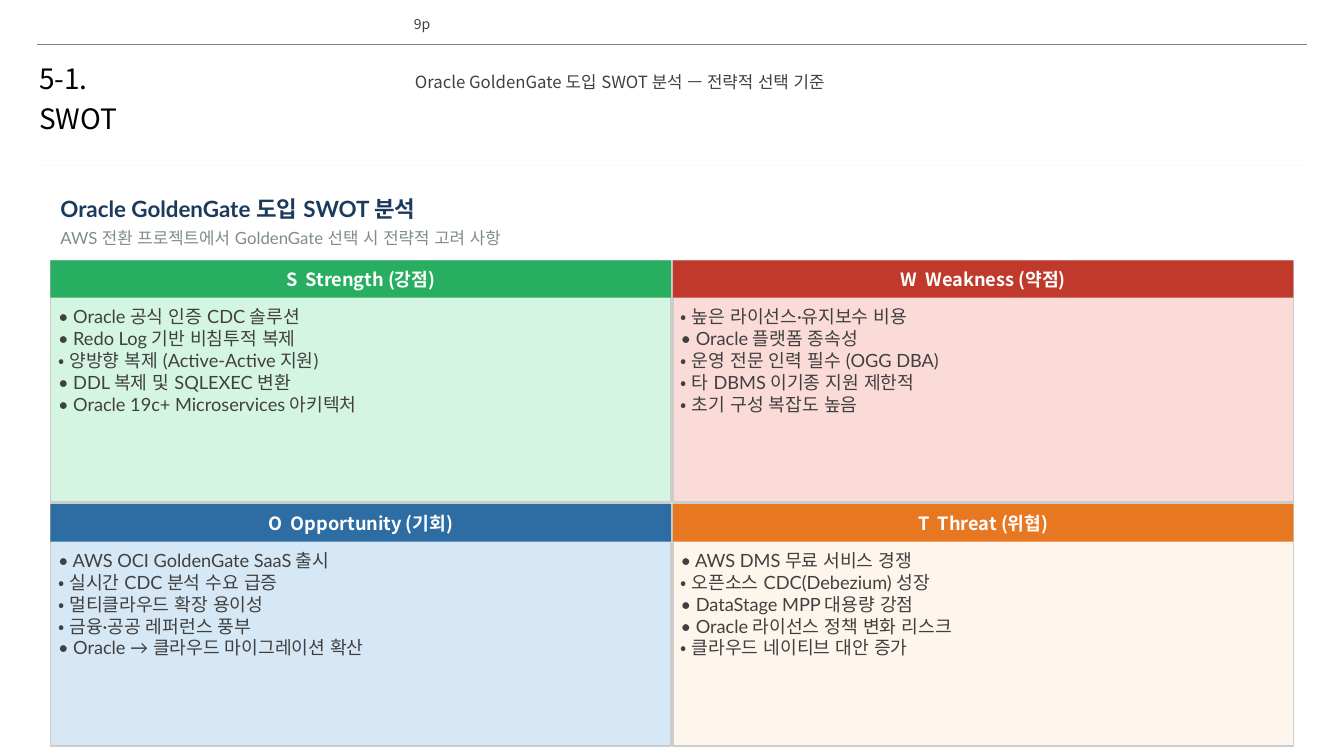
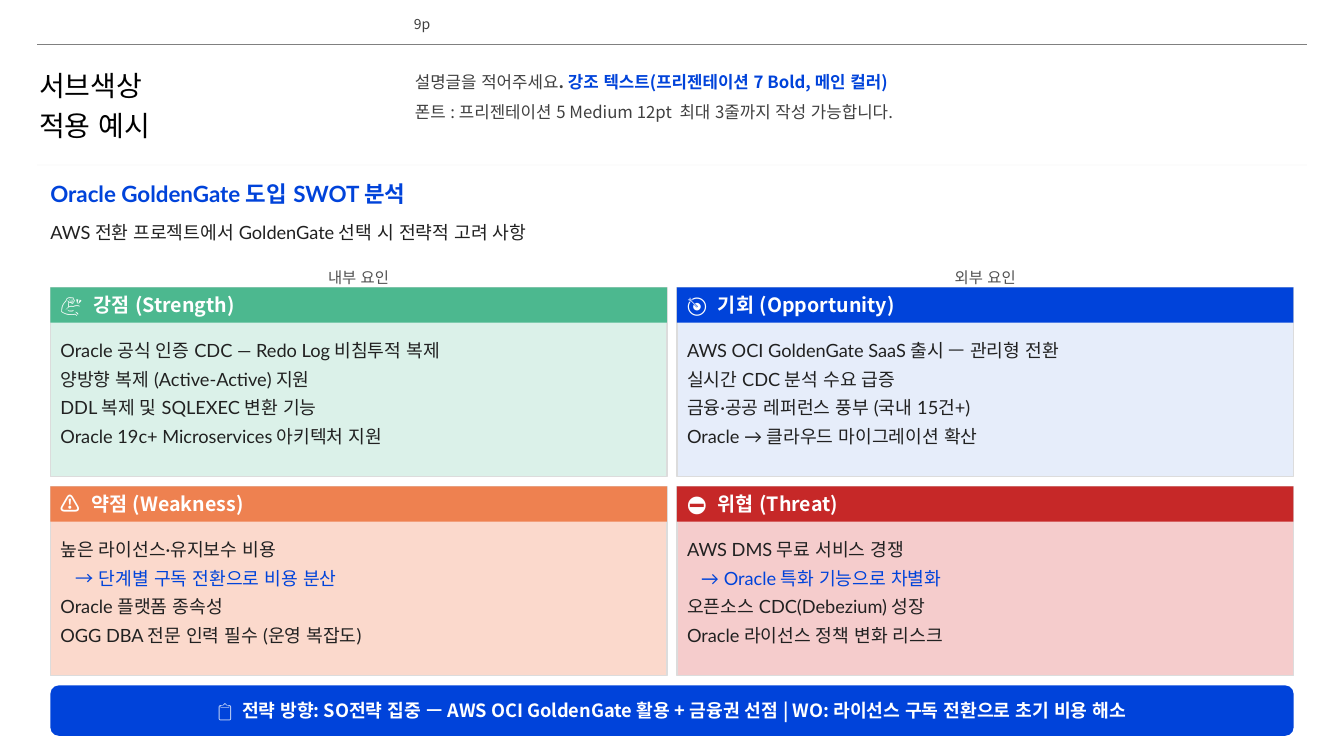
Before and after one commit to lhs6395-hslee/project-steer, a slide deck: slide 9 of results/pptx/Oracle_DB_Migration_Guide.pptx. Drawn at 1344x756 pixels with LibreOffice and Linux fonts; fonts in the diff are those of the drawing; background and template pictures are left out. Boxes give left, top, right and bottom in pixels: in the first picture for what was removed or moved away, otherwise in the second. Text is boxed around its words. In the diff, an @@ line names an element or a change of style, - is before the commit and + after.

```diff
--- a/results/pptx/Oracle_DB_Migration_Guide.pptx
+++ b/results/pptx/Oracle_DB_Migration_Guide.pptx
@@ text at (39,72,150,139): text changed @@
-5-1.
-SWOT
+서브색상
+적용 예시
@@ text at (415,74,893,122): text changed @@
-Oracle GoldenGate 도입 SWOT 분석 — 전략적 선택 기준
+설명글을 적어주세요. 강조 텍스트(프리젠테이션 7 Bold, 메인 컬러)
+폰트 : 프리젠테이션 5 Medium 12pt 최대 3줄까지 작성 가능합니다.
@@ text "Oracle GoldenGate 도입 SWOT 분석": place and size @@
-text "Oracle GoldenGate 도입 SWOT 분석" at (60,198,415,219)
+text "Oracle GoldenGate 도입 SWOT 분석" at (50,183,405,204)
@@ text "Oracle GoldenGate 도입 SWOT 분석" at (50,183,405,204): text colour #1B3A5C to #0043DA @@
@@ text "AWS 전환 프로젝트에서 GoldenGate 선택 ...": place and size @@
-text "AWS 전환 프로젝트에서 GoldenGate 선택 ..." at (60,230,501,246)
+text "AWS 전환 프로젝트에서 GoldenGate 선택 ..." at (50,224,526,241)
@@ text "AWS 전환 프로젝트에서 GoldenGate 선택 ..." at (50,224,526,241): size 12 to 13 pt, text colour #7F8C8D to #212121 @@
@@ rectangle removed at (674,260,1295,297) @@
-W Weakness (약점)
@@ rectangle "💪 강점 (Strength)": place and size @@
-rectangle "💪 강점 (Strength)" at (50,260,671,297)
+rectangle "💪 강점 (Strength)" at (50,287,667,323)
@@ rectangle "💪 강점 (Strength)" at (50,287,667,323): fill #27AE60 to #4CB88F @@
@@ rectangle: place and size @@
-rectangle at (50,260,671,502)
+rectangle at (50,287,667,477)
@@ rectangle at (50,287,667,477): fill #D5F5E3 to #DBF1E9; outline #CCCCCC 1 pt to #DCDCDC 1 pt @@
@@ text in rectangle at (93,295,235,317): text changed; size 13 to 14 pt @@
-S Strength (강점)
+💪 강점 (Strength)
@@ text added at (328,270,389,284), 11 pt, text #505050 @@
+내부 요인
@@ rectangle: place and size @@
-rectangle at (674,260,1295,502)
+rectangle at (678,287,1295,477)
@@ rectangle at (678,287,1295,477): fill #FADBD8 to #E6EDFA; outline #CCCCCC 1 pt to #DCDCDC 1 pt @@
@@ rectangle added at (678,287,1295,323), fill #0043DA, 14 pt, text #FFFFFF, bold @@
+🎯 기회 (Opportunity)
@@ text added at (955,270,1015,284), 11 pt, text #505050 @@
+외부 요인
@@ text at (60,342,439,445): text changed; text colour #404040 to #212121 @@
-• Oracle 공식 인증 CDC 솔루션
-• Redo Log 기반 비침투적 복제
-• 양방향 복제 (Active-Active 지원)
-• DDL 복제 및 SQLEXEC 변환
-• Oracle 19c+ Microservices 아키텍처
+Oracle 공식 인증 CDC — Redo Log 비침투적 복제
+양방향 복제 (Active-Active) 지원
+DDL 복제 및 SQLEXEC 변환 기능
+Oracle 19c+ Microservices 아키텍처 지원
@@ text at (687,341,1058,445): text changed; text colour #404040 to #212121 @@
-• AWS OCI GoldenGate SaaS 출시
-• 실시간 CDC 분석 수요 급증
-• 멀티클라우드 확장 용이성
-• 금융·공공 레퍼런스 풍부
-• Oracle → 클라우드 마이그레이션 확산
+AWS OCI GoldenGate SaaS 출시 — 관리형 전환
+실시간 CDC 분석 수요 급증
+금융·공공 레퍼런스 풍부 (국내 15건+)
+Oracle → 클라우드 마이그레이션 확산
@@ rectangle: place and size @@
-rectangle at (50,504,671,746)
+rectangle at (50,487,667,677)
@@ rectangle at (50,487,667,677): fill #D6E8F5 to #FBD9CC; outline #CCCCCC 1 pt to #DCDCDC 1 pt @@
@@ rectangle removed at (50,504,671,541) @@
-O Opportunity (기회)
@@ rectangle added at (50,487,667,522), fill #EE8150, 14 pt, text #FFFFFF, bold @@
+⚠️ 약점 (Weakness)
@@ rectangle "⛔ 위협 (Threat)": place and size @@
-rectangle "⛔ 위협 (Threat)" at (674,504,1295,541)
+rectangle "⛔ 위협 (Threat)" at (678,487,1295,522)
@@ rectangle "⛔ 위협 (Threat)" at (678,487,1295,522): fill #E87722 to #C62828 @@
@@ rectangle: place and size @@
-rectangle at (674,504,1295,746)
+rectangle at (678,487,1295,677)
@@ rectangle at (678,487,1295,677): fill #FEF5EC to #F5CCCC; outline #CCCCCC 1 pt to #DCDCDC 1 pt @@
@@ text in rectangle at (718,494,838,515): text changed; size 13 to 14 pt @@
-T Threat (위협)
+⛔ 위협 (Threat)
@@ text at (60,541,362,645): text changed; text colour #404040 to #212121 @@
-• 높은 라이선스·유지보수 비용
-• Oracle 플랫폼 종속성
-• 운영 전문 인력 필수 (OGG DBA)
-• 타 DBMS 이기종 지원 제한적
-• 초기 구성 복잡도 높음
+높은 라이선스·유지보수 비용
+→ 단계별 구독 전환으로 비용 분산
+Oracle 플랫폼 종속성
+OGG DBA 전문 인력 필수 (운영 복잡도)
@@ text at (687,541,943,644): text changed; text colour #404040 to #212121 @@
-• AWS DMS 무료 서비스 경쟁
-• 오픈소스 CDC(Debezium) 성장
-• DataStage MPP 대용량 강점
-• Oracle 라이선스 정책 변화 리스크
-• 클라우드 네이티브 대안 증가
+AWS DMS 무료 서비스 경쟁
+→ Oracle 특화 기능으로 차별화
+오픈소스 CDC(Debezium) 성장
+Oracle 라이선스 정책 변화 리스크
@@ rounded rectangle added at (50,686,1294,736), fill #0043DA, 13 pt, text #FFFFFF, bold @@
+📋 전략 방향: SO전략 집중 — AWS OCI GoldenGate 활용 + 금융권 선점 | WO: 라이선스 구독 전환으로 초기 비용 해소
```
Also in this commit, not shown: 8 other slides changed.
